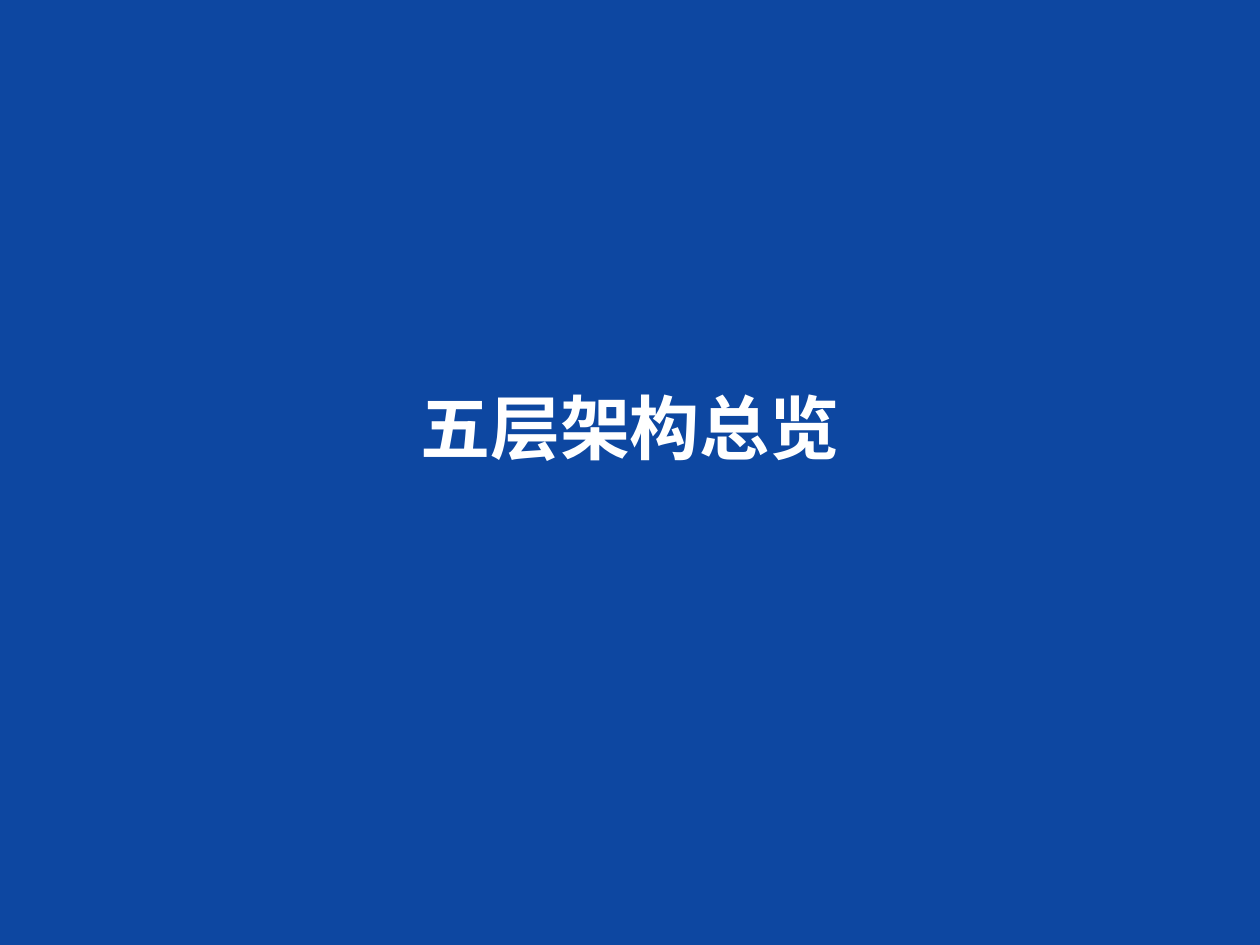
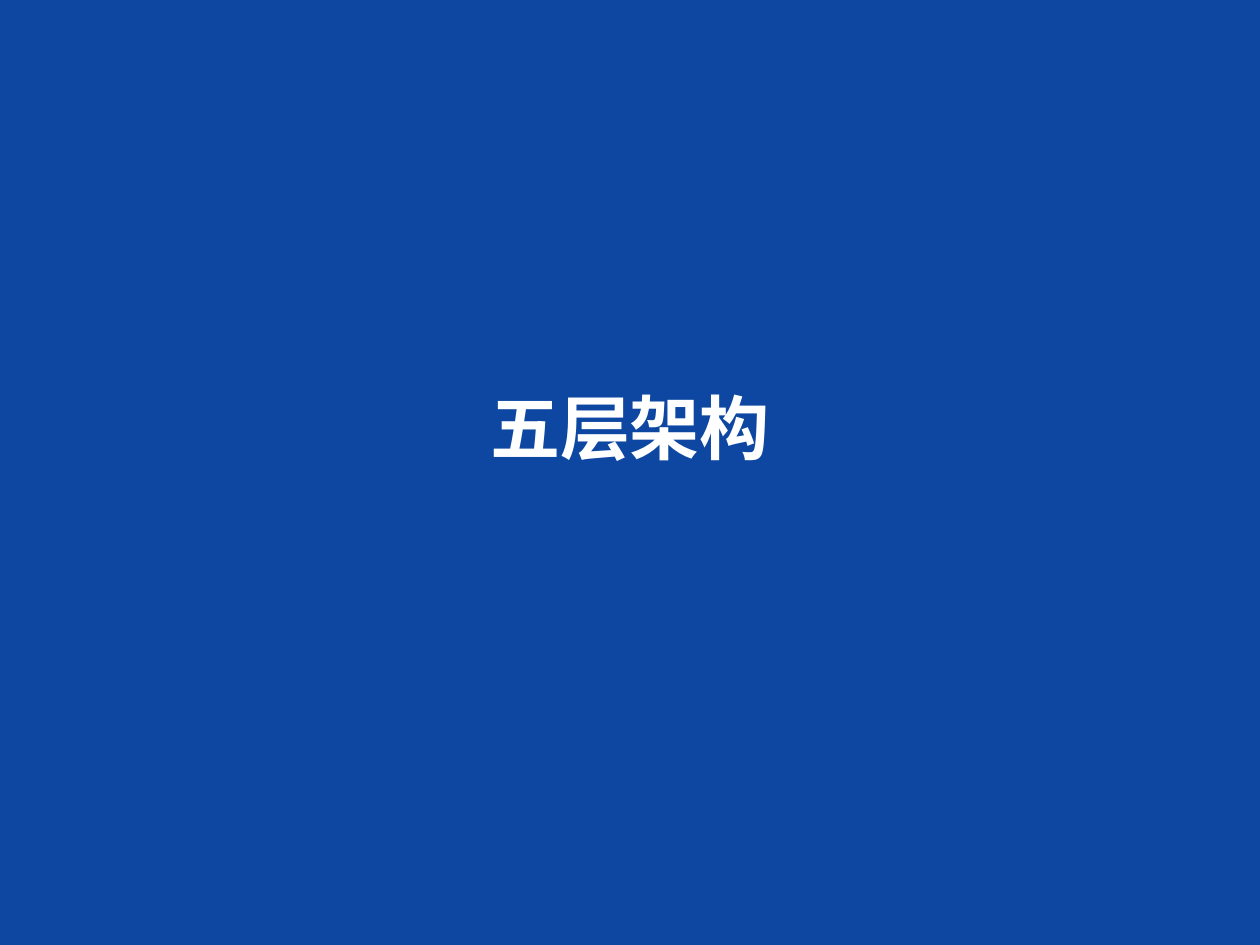
Before and after one commit to fire-emblem/gpu_model, a slide deck: slide 5 of docs/presentations/gpu_model_presentation.pptx (slide 6 before the commit). Drawn at 1260x945 pixels with LibreOffice and Linux fonts; fonts in the diff are those of the drawing. Boxes give left, top, right and bottom in pixels: in the first picture for what was removed or moved away, otherwise in the second. Text is boxed around its words. In the diff, an @@ line names an element or a change of style, - is before the commit and + after.

```diff
--- a/docs/presentations/gpu_model_presentation.pptx
+++ b/docs/presentations/gpu_model_presentation.pptx
@@ text at <box>490,394,770,461</box>: text changed @@
-五层架构总览
+五层架构
```
Also in this commit, not shown: 9 other slides changed, 19 slides added, 30 slides removed, 25 other files.
